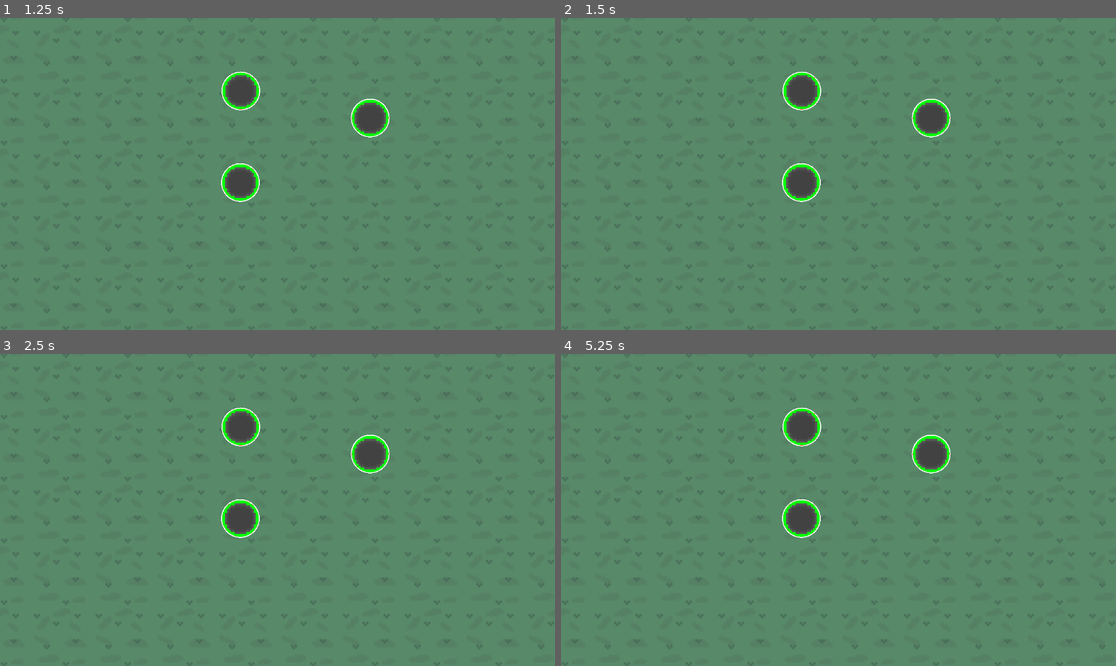
Above: before the commit, frames 1-4 (two rows, left to right).
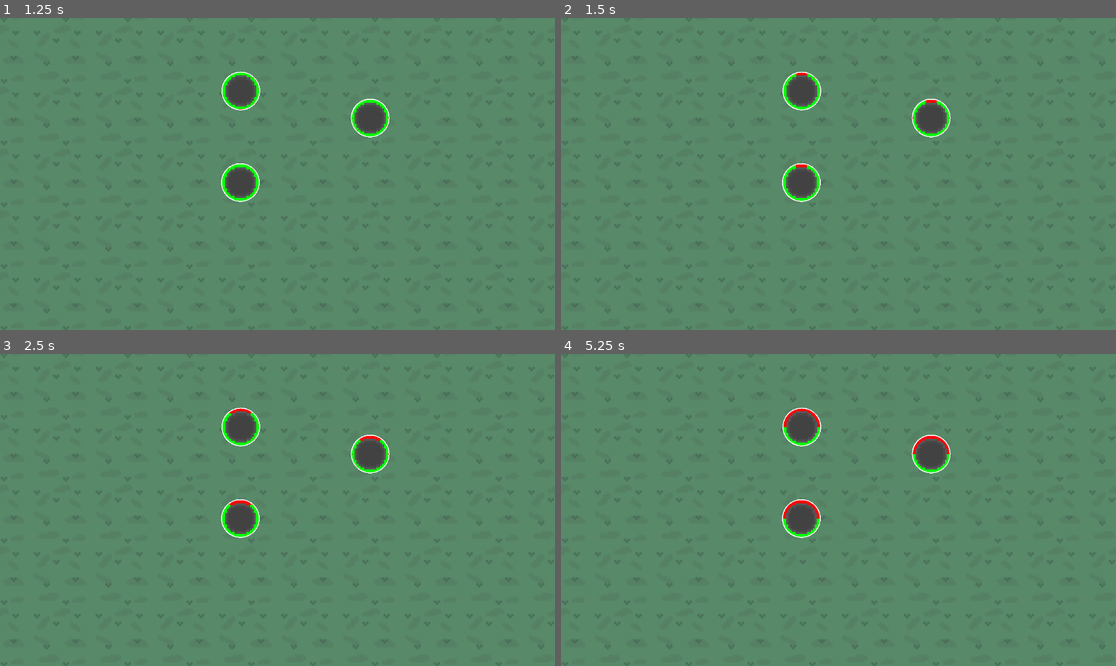
Above: after the commit, the same moments.

Repository: Zene8/GodotGame
Game: Godot game, scene res://map.tscn
Same seed, same stepped clock (60 frames per second), same inputs: the game is played once before the commit and once after it.
Inputs (mouse positions are in pixels of both pictures, inside the frame that each line leads up to):
- Up to frame 1 (1.25 s): tap Enter at 0.5 s; move the mouse to (399, 158) at 0.52 s; hold Shift (shift, bound only after the commit) from 0.53 s (still down); tap Space (space, bound only after the commit) at 0.8 s
- Up to frame 2 (1.5 s): tap Space (space, bound only after the commit) at 1.25, 1.35 s; move the mouse to (727, 189) at 1.27 s; release Shift (shift, bound only after the commit) at 1.28 s
- Up to frame 3 (2.5 s): tap Shift (shift, bound only after the commit) at 1.55 s; tap Enter at 2 s; move the mouse to (333, 441) at 2.02 s; press the mouse at (333, 441) at 2.03 s; tap Space (space, bound only after the commit) at 2.3 s
- Up to frame 4 (5.25 s): tap Space (space, bound only after the commit) at 2.75 s; move the mouse to (810, 572) at 2.77 s; release the mouse at (810, 572) at 2.78 s; tap Shift (shift, bound only after the commit) at 2.85, 4.35 s; tap Enter at 3.5 s; move the mouse to (1005, 556) at 3.52 s; hold Space (space, bound only after the commit) 3.53-4.28 s; move the mouse to (672, 463) at 4.27 s; move the mouse to (866, 510) at 5.02 s; hold Space (space, bound only after the commit) from 5.03 s (still down)

Frame 1 is identical in both runs. In frame 2, less than 0.1% of the frame differs, in the area x 40-71%, y 17-58%; in frame 3, 0.1%; in frame 4, 0.3%, in the area x 39-71%, y 17-59%.

Commit message:
Damage :)

Diff:
--- a/project.godot
+++ b/project.godot
@@ -22,6 +22,16 @@
 "events": [Object(InputEventMouseButton,"resource_local_to_scene":false,"resource_name":"","device":-1,"window_id":0,"a …(257 unchanged characters)…
 ]
 }
+space={
+"deadzone": 0.5,
+"events": [Object(InputEventKey,"resource_local_to_scene":false,"resource_name":"","device":-1,"window_id":0,"alt_pressed":false,"shift_pressed":false,"ctrl_pressed":false,"meta_pressed":false,"pressed":false,"keycode":0,"physical_keycode":32,"key_label":0,"unicode":32,"location":0,"echo":false,"script":null)
+]
+}
+shift={
+"deadzone": 0.5,
+"events": [Object(InputEventKey,"resource_local_to_scene":false,"resource_name":"","device":-1,"window_id":0,"alt_pressed":false,"shift_pressed":false,"ctrl_pressed":false,"meta_pressed":false,"pressed":false,"keycode":0,"physical_keycode":4194325,"key_label":0,"unicode":0,"location":0,"echo":false,"script":null)
+]
+}
 
 [layer_names]
 
--- a/unit_template.gd
+++ b/unit_template.gd
@@ -5,6 +5,7 @@
 	set(value):
 		Health = clamp(value,0,MaxHealth)
 var selected := true
+var shifting := false
 
 func _process(delta: float) -> void:
 	queue_redraw()
@@ -15,6 +16,17 @@
 	draw_circle(Vector2(0,0),8,Color.RED,false,3)
 	draw_arc(Vector2(0,0),8,PI*(1.0/2-Health/MaxHealth),PI*(1.0/2+Health/MaxHealth),30,Color.GREEN,3)
 
+func _input(event: InputEvent) -> void:
+	if event.is_action_pressed("shift"):
+		shifting = true
+	if event.is_action_released("shift"):
+		shifting = false
+
+	if event.is_action_pressed("space") && selected:
+		if shifting:
+			Health += 10
+		else:
+			Health -= 10
 
 func toggle_select():
 	if selected:
